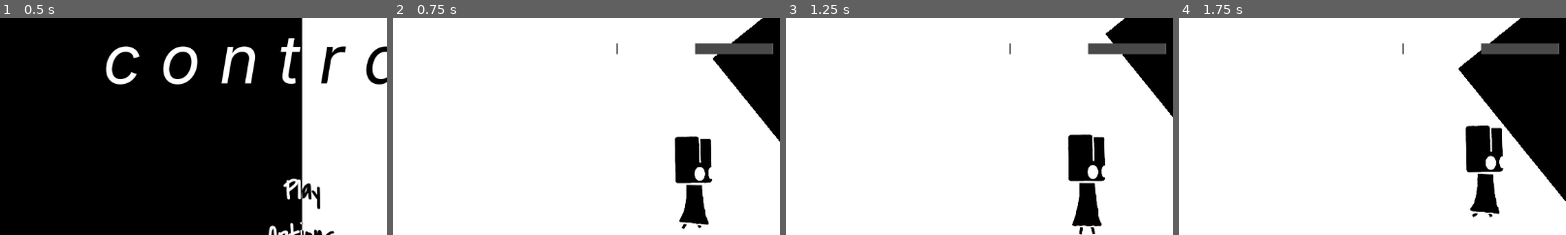
Above: before the commit, frames 1-4 (left to right).
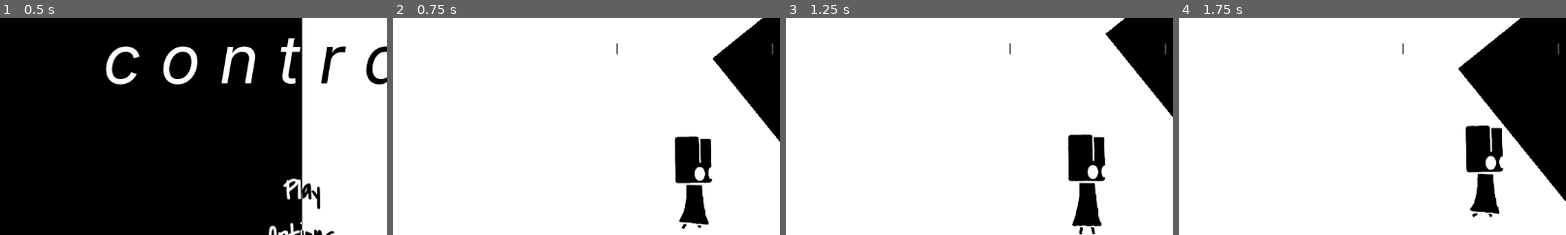
Above: after the commit, the same moments.

Repository: a-fun-gi/contrast
Game: Godot game, scene res://scenes/game_manager.tscn
The game is run twice, just before and just after one commit, with the same random seed, the same clock (stepped at 60 frames per second) and the same inputs.
Inputs:
- Up to frame 1 (0.5 s): no input
- Up to frame 2 (0.75 s): click "Play" at 0.5 s
- Up to frame 3 (1.25 s): no input
- Up to frame 4 (1.75 s): tap Enter (ui_accept) at 1.25 s; hold D (player_right) from 1.28 s (still down); tap W (player_jump) at 1.52 s
The pictures show only the part of the screen within x 11-61%, y 0-50%; the shares and areas given below are measured in that part.

Frame 1 is identical in both runs. In frame 2, 1.1% of the frame differs, in the area x 77-98%, y 11-17%; in frame 3, 1.1%; in frame 4, 1.1%.

Commit message:
fix moving bar

Diff:
--- a/godot/scenes/ui/hud.tscn
+++ b/godot/scenes/ui/hud.tscn
@@ -8,6 +8,7 @@
 [ext_resource type="Texture2D" uid="uid://bfmg4q1vogyi5" path="res://assets/2.png" id="6_0h1do"]
 [ext_resource type="Texture2D" uid="uid://dffsbyrklbyjr" path="res://assets/1.png" id="7_4d46k"]
 [ext_resource type="Texture2D" uid="uid://nf2vjtsa2tjc" path="res://assets/0.png" id="8_erw67"]
+[ext_resource type="Texture2D" uid="uid://c0hiren3xvh4" path="res://assets/brackeys_vfx_bundle/brackeys_vfx_bundle/particles/alpha/circle_05_a.png" id="9_4jqwt"]
 [ext_resource type="Theme" uid="uid://b4p5w0o62fmet" path="res://main_theme.tres" id="9_kicr4"]
 [ext_resource type="Shader" uid="uid://bjw2tpjlk4rwe" path="res://shaders/glow-outline.gdshader" id="11_mj13f"]
 
@@ -40,6 +41,16 @@
 grow_vertical = 2
 theme = ExtResource("9_kicr4")
 
+[node name="TextureRect2" type="TextureRect" parent="hud" unique_id=781592093]
+visible = false
+layout_mode = 0
+offset_left = -75.0
+offset_top = -73.0
+offset_right = 437.0
+offset_bottom = 439.0
+scale = Vector2(0.5, 0.5)
+texture = ExtResource("9_4jqwt")
+
 [node name="AspectRatioContainer" type="AspectRatioContainer" parent="hud" unique_id=1513273111]
 layout_mode = 1
 offset_left = 10.0
@@ -62,6 +73,7 @@
 offset_right = 116.0
 offset_bottom = 54.0
 grow_horizontal = 2
+scale = Vector2(1e-05, 1)
 color = Color(0.28485027, 0.28485027, 0.28485027, 1)
 
 [node name="ColorRect" type="ColorRect" parent="hud" unique_id=838007978]
--- a/godot/scenes/ui/life_counter.gd
+++ b/godot/scenes/ui/life_counter.gd
@@ -23,3 +23,5 @@
 			bar.scale.x -= 0.0045
 		elif not player.inverted and bar.scale.x < 1:
 			bar.scale.x += 0.0045
+	else:
+		bar.scale.x = 0
